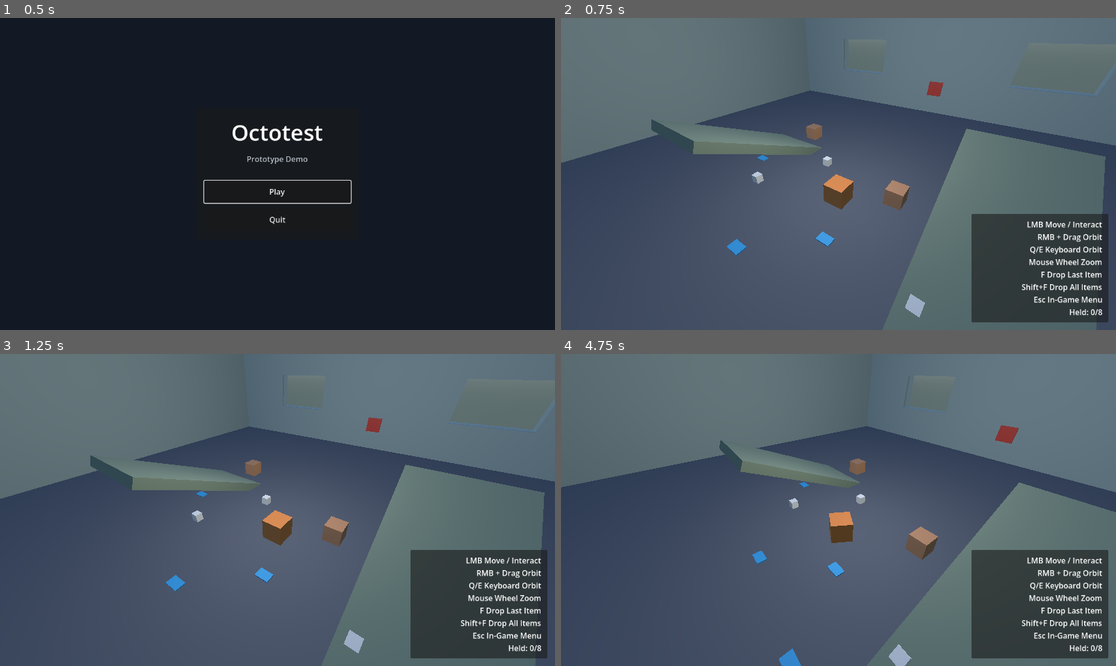
Above: before the commit, frames 1-4 (two rows, left to right).
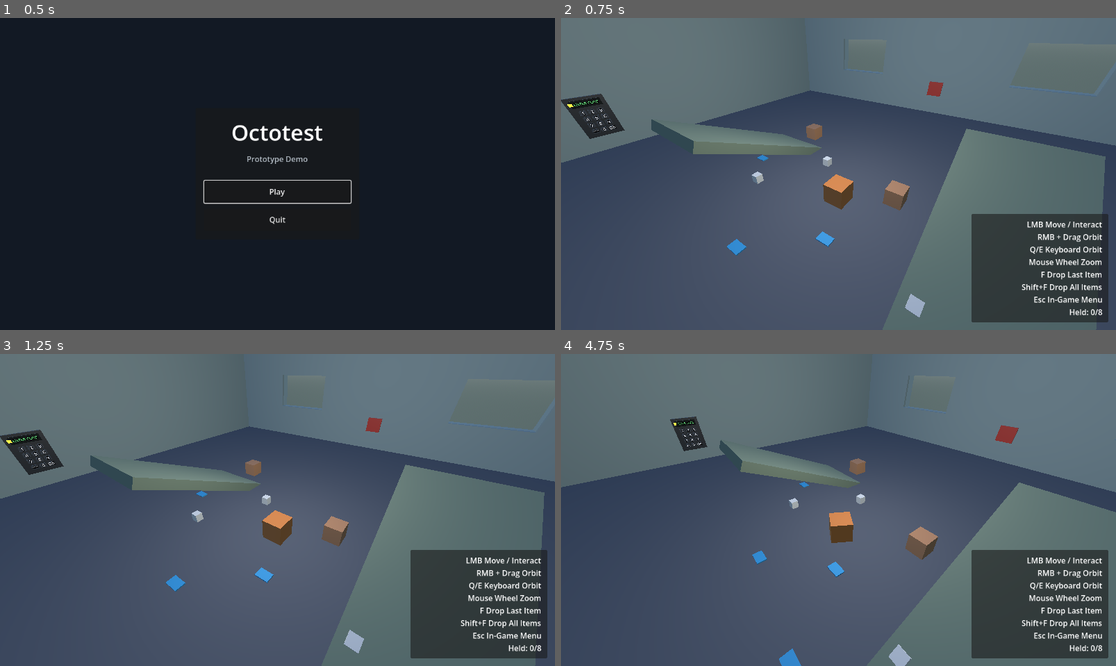
Above: after the commit, the same moments.

Repository: IzalithSky/octotest
Game: Godot game, scene res://scenes/main_menu.tscn
The game is run twice, just before and just after one commit, with the same random seed, the same clock (stepped at 60 frames per second) and the same inputs.
Inputs (mouse positions are in pixels of both pictures, inside the frame that each line leads up to):
- Up to frame 1 (0.5 s): no input
- Up to frame 2 (0.75 s): click "Play" at 0.5 s
- Up to frame 3 (1.25 s): no input
- Up to frame 4 (4.75 s): tap Enter at 1.25 s; move the mouse to (960, 494) at 1.27 s; hold Q 1.28-2 s; click (960, 494) at 1.42 s; drag from (727, 525) to (810, 572) at 2.02 s; move the mouse to (894, 441) at 2.77 s; tap F at 2.85 s; click (894, 441) at 2.92 s; drag from (810, 572) to (672, 463) at 3.52 s; move the mouse to (1005, 556) at 4.27 s; hold E from 4.28 s (still down); click (1005, 556) at 4.42 s

Frame 1 is identical in both runs. In frame 2, 0.9% of the frame differs, in the area x 0-12%, y 24-39%; in frame 3, 0.9%; in frame 4, 0.5%.

Commit message:
Add focus-gated wall code panel and update docs

Diff:
--- a/scenes/main.tscn
+++ b/scenes/main.tscn
@@ -1,10 +1,11 @@
-[gd_scene load_steps=48 format=3]
+[gd_scene load_steps=49 format=3]
 
 [ext_resource type="Script" path="res://scripts/main.gd" id="1_4f72t"]
 [ext_resource type="Script" path="res://scripts/player_controller.gd" id="2_vrsh6"]
 [ext_resource type="Script" path="res://scripts/interactable.gd" id="3_3ygbf"]
 [ext_resource type="Script" path="res://scripts/card_reader.gd" id="4_b6dyj"]
 [ext_resource type="Script" path="res://scripts/focus_target.gd" id="5_lmyi0"]
+[ext_resource type="Script" path="res://scripts/code_panel.gd" id="6_5e7k2"]
 
 [sub_resource type="BoxShape3D" id="BoxShape3D_player"]
 size = Vector3(1, 1, 1)
@@ -543,6 +544,12 @@
 
 [node name="CollisionShape3D" type="CollisionShape3D" parent="Interactables/CardReader/Interactable"]
 shape = SubResource("BoxShape3D_card_reader_interaction")
+
+[node name="CodePanel" type="StaticBody3D" parent="Interactables"]
+position = Vector3(-15.93, 2.2, 4.5)
+rotation_degrees = Vector3(0, -90, 0)
+script = ExtResource("6_5e7k2")
+required_code = "1234"
 
 [node name="Mug" type="RigidBody3D" parent="Interactables"]
 position = Vector3(-2.2, 0.5, -2)
--- /dev/null
+++ b/scripts/code_panel.gd
@@ -0,0 +1,313 @@
+extends StaticBody3D
+class_name CodePanel
+
+const INTERACTABLE_SCRIPT := preload("res://scripts/interactable.gd")
+const FOCUS_TARGET_SCRIPT := preload("res://scripts/focus_target.gd")
+
+@export var required_code := "1234"
+@export var max_input_length := 8
+
+var _display_label: Label3D
+var _led_mesh: MeshInstance3D
+var _focus_target: FocusTarget
+var _entry_interactable: Interactable
+var _button_areas: Array[Interactable] = []
+var _input_text := ""
+var _buttons_enabled := false
+var _granted_latched := false
+
+var _body_material: StandardMaterial3D
+var _button_material: StandardMaterial3D
+var _display_material: StandardMaterial3D
+var _led_idle_material: StandardMaterial3D
+var _led_fail_material: StandardMaterial3D
+var _led_success_material: StandardMaterial3D
+
+
+func _ready() -> void:
+	collision_layer = 1
+	collision_mask = 0
+	_create_materials()
+	_build_panel()
+	_update_display()
+	_set_led_idle()
+	_set_buttons_enabled(false)
+	set_process(true)
+
+
+func _process(_delta: float) -> void:
+	_set_buttons_enabled(_is_focus_active())
+
+
+func _create_materials() -> void:
+	_body_material = StandardMaterial3D.new()
+	_body_material.albedo_color = Color(0.18, 0.2, 0.24, 1.0)
+	_body_material.roughness = 0.45
+
+	_button_material = StandardMaterial3D.new()
+	_button_material.albedo_color = Color(0.28, 0.31, 0.37, 1.0)
+	_button_material.roughness = 0.35
+
+	_display_material = StandardMaterial3D.new()
+	_display_material.albedo_color = Color(0.06, 0.08, 0.1, 1.0)
+	_display_material.roughness = 0.2
+
+	_led_idle_material = _make_led_material(Color(0.96, 0.84, 0.2, 1.0))
+	_led_fail_material = _make_led_material(Color(0.9, 0.2, 0.2, 1.0))
+	_led_success_material = _make_led_material(Color(0.2, 0.92, 0.3, 1.0))
+
+
+func _build_panel() -> void:
+	var body_mesh := MeshInstance3D.new()
+	body_mesh.name = "BodyMesh"
+	var body_box := BoxMesh.new()
+	body_box.size = Vector3(1.75, 2.45, 0.14)
+	body_mesh.mesh = body_box
+	body_mesh.material_override = _body_material
+	add_child(body_mesh)
+
+	var body_collision := CollisionShape3D.new()
+	body_collision.name = "CollisionShape3D"
+	var body_shape := BoxShape3D.new()
+	body_shape.size = Vector3(1.75, 2.45, 0.14)
+	body_collision.shape = body_shape
+	add_child(body_collision)
+
+	var display_mesh := MeshInstance3D.new()
+	display_mesh.name = "Display"
+	display_mesh.position = Vector3(0.0, 0.86, -0.08)
+	var display_box := BoxMesh.new()
+	display_box.size = Vector3(1.35, 0.42, 0.04)
+	display_mesh.mesh = display_box
+	display_mesh.material_override = _display_material
+	add_child(display_mesh)
+
+	_display_label = Label3D.new()
+	_display_label.name = "DisplayLabel"
+	_display_label.position = Vector3(0.0, 0.86, -0.115)
+	_display_label.billboard = BaseMaterial3D.BILLBOARD_DISABLED
+	_display_label.rotation_degrees = Vector3(0.0, 180.0, 0.0)
+	_display_label.text = ""
+	_display_label.modulate = Color(0.45, 0.98, 0.55, 1.0)
+	_display_label.pixel_size = 0.006
+	_display_label.font_size = 30
+	_display_label.horizontal_alignment = HORIZONTAL_ALIGNMENT_CENTER
+	_display_label.vertical_alignment = VERTICAL_ALIGNMENT_CENTER
+	add_child(_display_label)
+
+	_led_mesh = MeshInstance3D.new()
+	_led_mesh.name = "StatusLed"
+	_led_mesh.position = Vector3(0.67, 0.86, -0.08)
+	var led_box := BoxMesh.new()
+	led_box.size = Vector3(0.17, 0.17, 0.04)
+	_led_mesh.mesh = led_box
+	add_child(_led_mesh)
+
+	_focus_target = FOCUS_TARGET_SCRIPT.new() as FocusTarget
+	_focus_target.name = "FocusTarget"
+	_focus_target.position = Vector3(0.0, 0.12, -0.12)
+	_focus_target.auto_exit_on_solved = false
+	add_child(_focus_target)
+
+	_entry_interactable = INTERACTABLE_SCRIPT.new() as Interactable
+	_entry_interactable.name = "Interactable"
+	_entry_interactable.collision_layer = 8
+	_entry_interactable.collision_mask = 0
+	_entry_interactable.display_name = "Code Panel"
+	_entry_interactable.prompt_action = "Use keypad"
+	_entry_interactable.interaction_range = 2.9
+	_entry_interactable.focus_offset = Vector3(0.0, 0.12, 0.0)
+	add_child(_entry_interactable)
+
+	var panel_area_collision := CollisionShape3D.new()
+	panel_area_collision.name = "CollisionShape3D"
+	panel_area_collision.position = Vector3(0.0, 0.35, 0.0)
+	var panel_area_shape := BoxShape3D.new()
+	panel_area_shape.size = Vector3(1.92, 1.8, 0.56)
+	panel_area_collision.shape = panel_area_shape
+	_entry_interactable.add_child(panel_area_collision)
+
+	_build_keypad()
+
+
+func _build_keypad() -> void:
+	var buttons := Node3D.new()
+	buttons.name = "Buttons"
+	add_child(buttons)
+
+	var keys := ["1", "2", "3", "4", "5", "6", "7", "8", "9", "<<", "0", "OK"]
+	var positions := {
+		"1": Vector3(0.4, 0.33, -0.08),
+		"2": Vector3(0.0, 0.33, -0.08),
+		"3": Vector3(-0.4, 0.33, -0.08),
+		"4": Vector3(0.4, -0.06, -0.08),
+		"5": Vector3(0.0, -0.06, -0.08),
+		"6": Vector3(-0.4, -0.06, -0.08),
+		"7": Vector3(0.4, -0.45, -0.08),
+		"8": Vector3(0.0, -0.45, -0.08),
+		"9": Vector3(-0.4, -0.45, -0.08),
+		"<<": Vector3(0.4, -0.84, -0.08),
+		"0": Vector3(0.0, -0.84, -0.08),
+		"OK": Vector3(-0.4, -0.84, -0.08),
+	}
+
+	for key in keys:
+		var button := _create_button(key, positions[key])
+		buttons.add_child(button)
+
+
+func _create_button(key: String, local_pos: Vector3) -> StaticBody3D:
+	var button := StaticBody3D.new()
+	button.name = "Button%s" % key
+	button.position = local_pos
+	button.collision_layer = 1
+	button.collision_mask = 0
+
+	var mesh := MeshInstance3D.new()
+	mesh.name = "Mesh"
+	var box := BoxMesh.new()
+	box.size = Vector3(0.31, 0.26, 0.05)
+	mesh.mesh = box
+	mesh.material_override = _button_material
+	button.add_child(mesh)
+
+	var collision := CollisionShape3D.new()
+	collision.name = "CollisionShape3D"
+	var shape := BoxShape3D.new()
+	shape.size = Vector3(0.31, 0.26, 0.05)
+	collision.shape = shape
+	button.add_child(collision)
+
+	var label := Label3D.new()
+	label.name = "Label"
+	label.position = Vector3(0.0, 0.0, -0.045)
+	label.billboard = BaseMaterial3D.BILLBOARD_DISABLED
+	label.rotation_degrees = Vector3(0.0, 180.0, 0.0)
+	label.text = key
+	label.font_size = 34
+	label.pixel_size = 0.007
+	label.modulate = Color(0.9, 0.92, 0.96, 1.0)
+	label.horizontal_alignment = HORIZONTAL_ALIGNMENT_CENTER
+	label.vertical_alignment = VERTICAL_ALIGNMENT_CENTER
+	button.add_child(label)
+
+	var area := INTERACTABLE_SCRIPT.new() as Interactable
+	area.name = "Interactable"
+	area.collision_layer = 8
+	area.collision_mask = 0
+	area.display_name = "Code Panel %s" % key
+	area.prompt_action = "Press"
+	area.interaction_range = 2.9
+	# Push focus point in front of panel so line-of-sight checks do not hit panel collision first.
+	area.focus_offset = Vector3(0.0, 0.0, -0.22)
+	button.add_child(area)
+	_button_areas.append(area)
+
+	var area_collision := CollisionShape3D.new()
+	area_collision.name = "CollisionShape3D"
+	var area_shape := BoxShape3D.new()
+	area_shape.size = Vector3(0.38, 0.34, 0.34)
+	area_collision.shape = area_shape
+	area.add_child(area_collision)
+
+	area.clicked.connect(_on_button_clicked.bind(key))
+	return button
+
+
+func _on_button_clicked(_interactable: Interactable, _actor: Node, key: String) -> void:
+	if not _is_focus_active():
+		return
+
+	if _granted_latched and key != "OK":
+		_granted_latched = false
+		_input_text = ""
+		_set_led_idle()
+
+	if key == "<<":
+		if _input_text.length() > 0:
+			_input_text = _input_text.substr(0, _input_text.length() - 1)
+		_update_display()
+		_set_led_idle()
+		return
+
+	if key == "OK":
+		_submit_code()
+		return
+
+	if _input_text.length() >= max_input_length:
+		return
+
+	_input_text += key
+	_update_display()
+	_set_led_idle()
+
+
+func _submit_code() -> void:
+	if _input_text == required_code:
+		_granted_latched = true
+		_led_mesh.material_override = _led_success_material
+		_input_text = ""
+		_update_display()
+		return
+
+	_granted_latched = false
+	_display_label.text = "DENIED"
+	_led_mesh.material_override = _led_fail_material
+
+	await get_tree().create_timer(1.1).timeout
+	_input_text = ""
+	_update_display()
+	_set_led_idle()
+
+
+func _update_display() -> void:
+	if _granted_latched:
+		_display_label.text = "GRANTED"
+		return
+
+	if _input_text.is_empty():
+		_display_label.text = "ENTER CODE"
+		return
+
+	var masked := ""
+	for i in range(_input_text.length()):
+		masked += "*"
+	_display_label.text = masked
+
+
+func _set_led_idle() -> void:
+	_led_mesh.material_override = _led_idle_material
+
+
+func _set_buttons_enabled(enabled: bool) -> void:
+	if _entry_interactable != null:
+		# In focus mode, disable main panel hit area so keypad buttons receive clicks.
+		_entry_interactable.set_interaction_enabled(not enabled)
+
+	if _buttons_enabled == enabled:
+		return
+	_buttons_enabled = enabled
+	for area in _button_areas:
+		if area != null:
+			area.set_interaction_enabled(enabled)
+
+
+func _is_focus_active() -> bool:
+	if _focus_target == null:
+		return false
+	var scene := get_tree().current_scene
+	if scene == null:
+		return false
+	if not scene.has_method("is_focus_target_active"):
+		return false
+	return bool(scene.call("is_focus_target_active", _focus_target))
+
+
+func _make_led_material(color: Color) -> StandardMaterial3D:
+	var material := StandardMaterial3D.new()
+	material.albedo_color = color
+	material.emission_enabled = true
+	material.emission = color
+	material.emission_energy_multiplier = 1.2
+	material.roughness = 0.35
+	return material
--- a/scripts/main.gd
+++ b/scripts/main.gd
@@ -275,6 +275,14 @@
 		in_game_main_menu_button.grab_focus()
 
 
+func is_focus_target_active(target: FocusTargetType) -> bool:
+	if not _focus_mode:
+		return false
+	if target == null:
+		return false
+	return _focus_target == target
+
+
 func _make_click_through(node: Node) -> void:
 	if node is Control:
 		(node as Control).mouse_filter = Control.MOUSE_FILTER_IGNORE
Not shown, added: .claude/settings.local.json
Not shown, added: icon.png.import
Not shown, added: scripts/code_panel.gd.uid
Not shown, changed: docs/ARCHITECTURE.md
Not shown, changed: docs/DEVLOG.md
Not shown, changed: docs/README.md
Not shown, changed: docs/TASK_LIST.md
Not shown, changed: docs/TESTING.md
